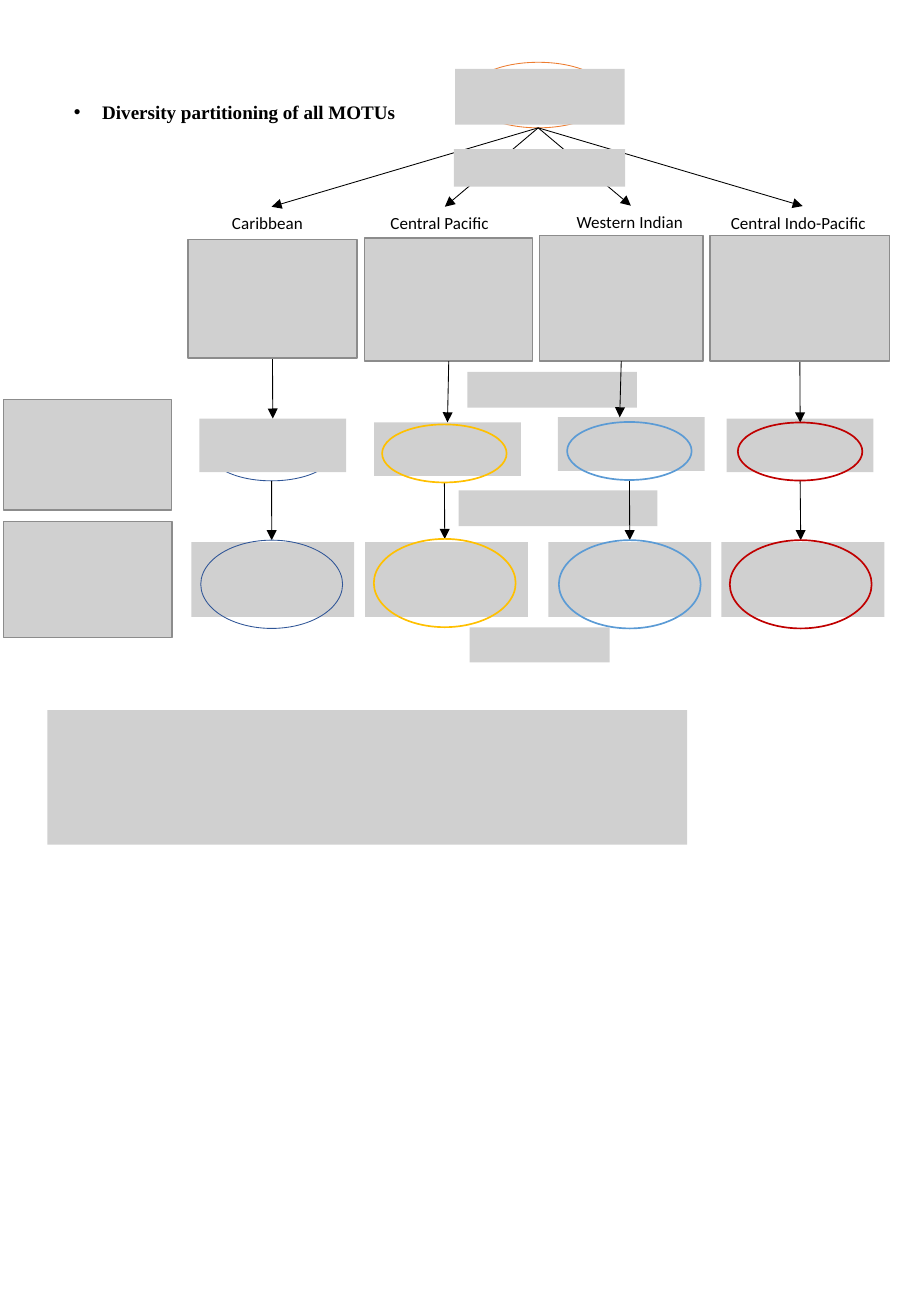
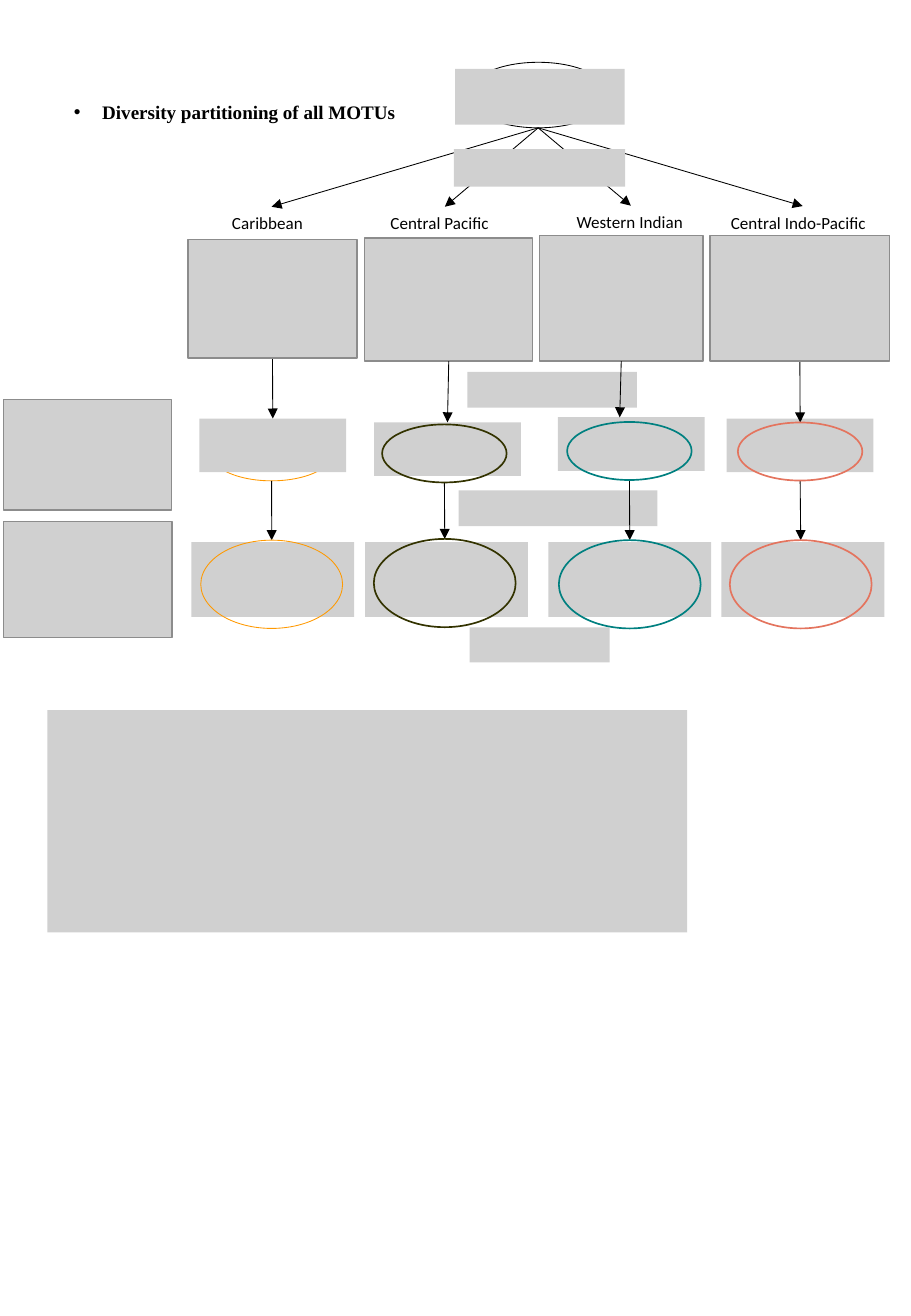
Before and after one commit to virginiemarques/Global_eDNA, a slide deck: slide 1 of outputs/06_diversity_partitioning/schema_partition.pptx. Drawn at 911x1316 pixels with LibreOffice and Linux fonts; fonts in the diff are those of the drawing; grey boxes stand for pictures. Boxes give left, top, right and bottom in pixels: in the first picture for what was removed or moved away, otherwise in the second. Text is boxed around its words. In the diff, an @@ line names an element or a change of style, - is before the commit and + after.

```diff
--- a/outputs/06_diversity_partitioning/schema_partition.pptx
+++ b/outputs/06_diversity_partitioning/schema_partition.pptx
@@ ellipse at [468, 62, 610, 128]: outline #ED7D31 0.5 pt to #000000 0.5 pt @@
@@ ellipse at [209, 423, 334, 481]: outline #2F5597 0.5 pt to #FF9900 0.5 pt @@
@@ ellipse at [383, 424, 508, 482]: outline #FFC000 1 pt to #333300 1 pt @@
@@ ellipse at [567, 421, 692, 480]: outline #5B9BD5 1 pt to #008080 1 pt @@
@@ ellipse at [737, 423, 862, 481]: outline #C00000 1 pt to #E4745E 1 pt @@
@@ ellipse at [374, 539, 516, 628]: outline #FFC000 1 pt to #333300 1 pt @@
@@ ellipse at [200, 541, 343, 629]: outline #2F5597 0.5 pt to #FF9900 0.5 pt @@
@@ ellipse at [559, 541, 701, 629]: outline #5B9BD5 1 pt to #008080 1 pt @@
@@ ellipse at [730, 541, 872, 629]: outline #C00000 1 pt to #E4745E 1 pt @@
@@ picture: place and size @@
-picture at [47, 711, 688, 845]
+picture at [47, 711, 688, 933]
```
Also in this commit, not shown: 1 other file.
